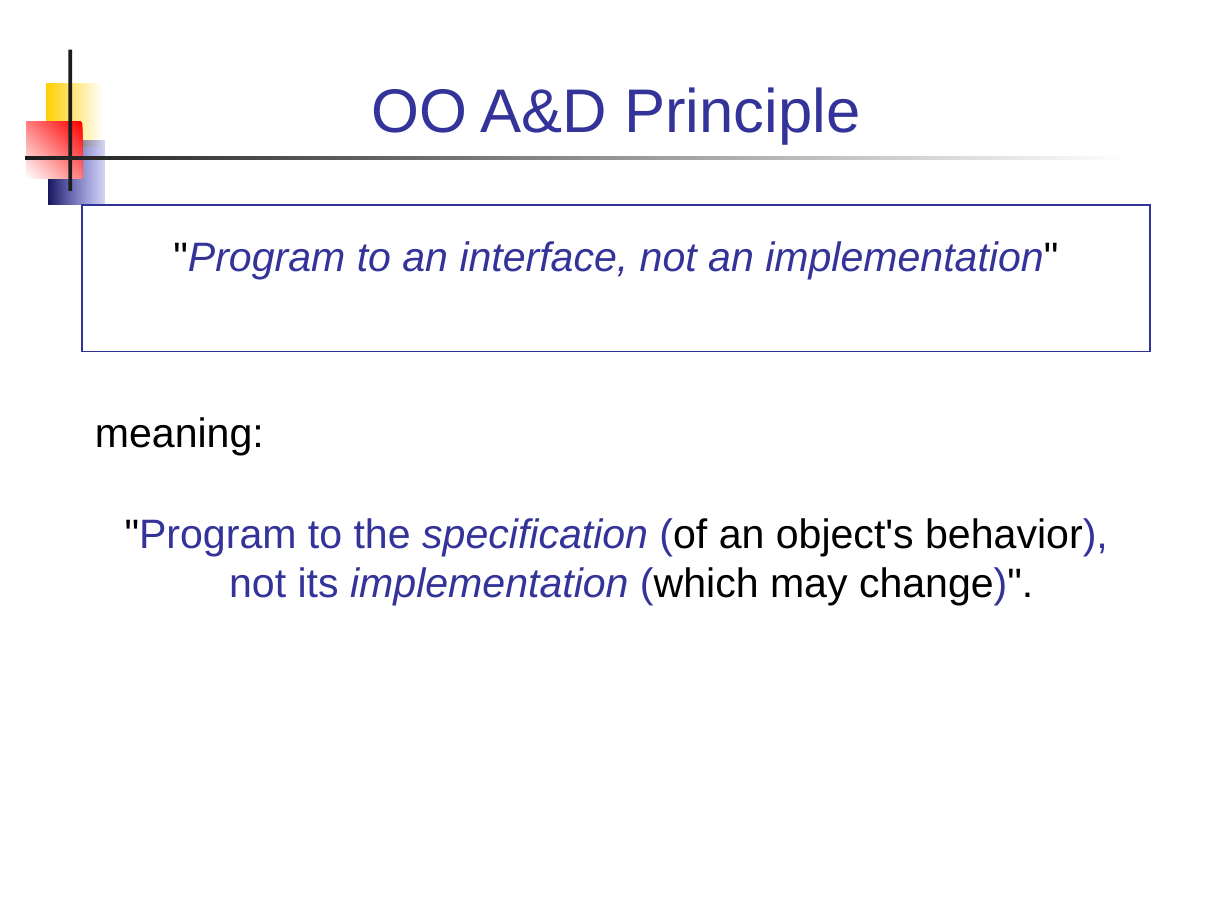
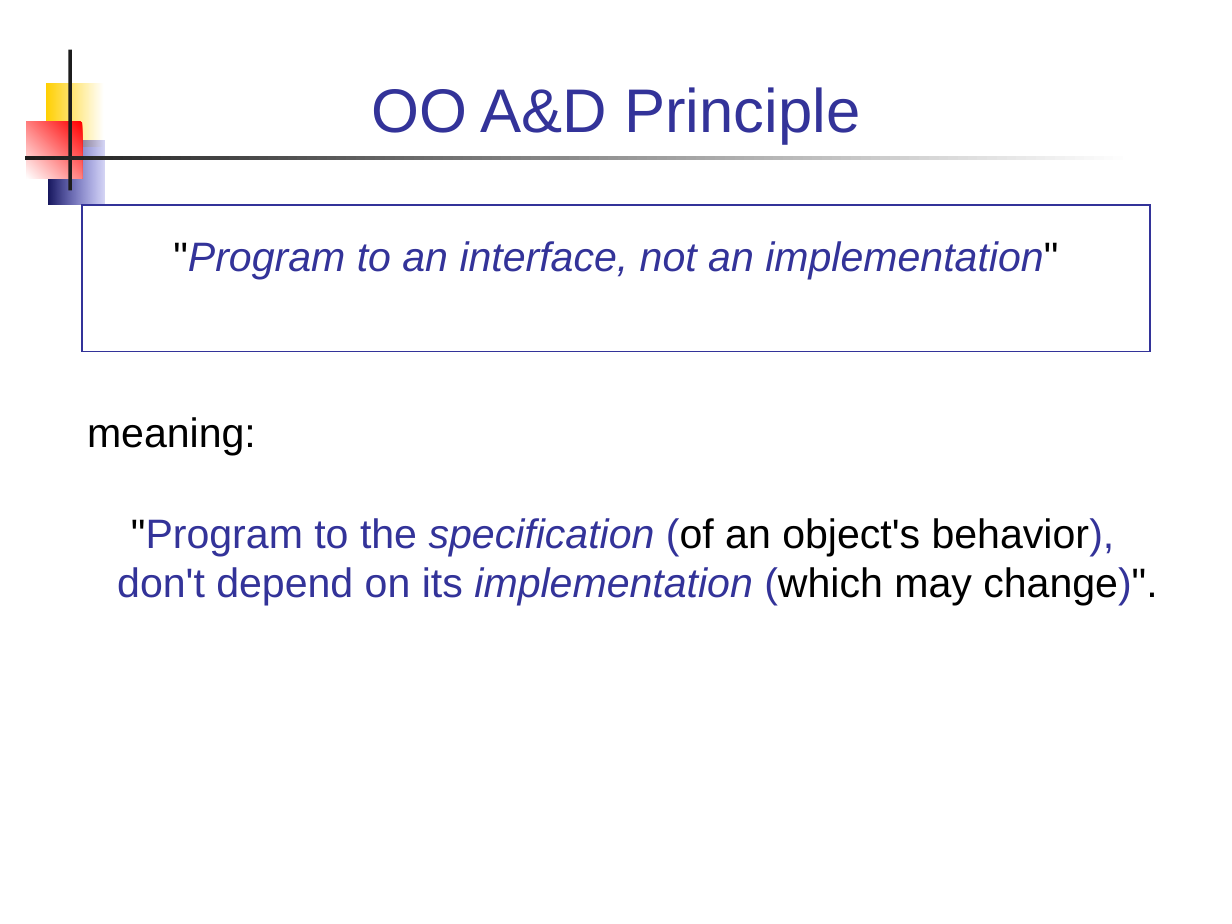
Before and after one commit to skeoop/skeoop.github.io, a slide deck: slide 2 of week2/2-Designing-with-Interfaces.ppt. Drawn at 1232x924 pixels with LibreOffice and Linux fonts; fonts in the diff are those of the drawing. Boxes give left, top, right and bottom in pixels: in the first picture for what was removed or moved away, otherwise in the second. Text is boxed around its words. In the diff, an @@ line names an element or a change of style, - is before the commit and + after.

```diff
--- a/week2/2-Designing-with-Interfaces.ppt
+++ b/week2/2-Designing-with-Interfaces.ppt
@@ text "meaning:": place and size @@
-text "meaning:" at (95, 417, 1108, 605)
+text "meaning:" at (87, 417, 1157, 605)
@@ text at (117, 518, 1157, 605): text changed @@
-"Program to the specification (of an object's behavior), not its implementation (which may change)".
+"Program to the specification (of an object's behavior), don't depend on its implementation (which may change)".
```
Also in this commit, not shown: 2 other slides changed, 1 slide added, 14 other files.
